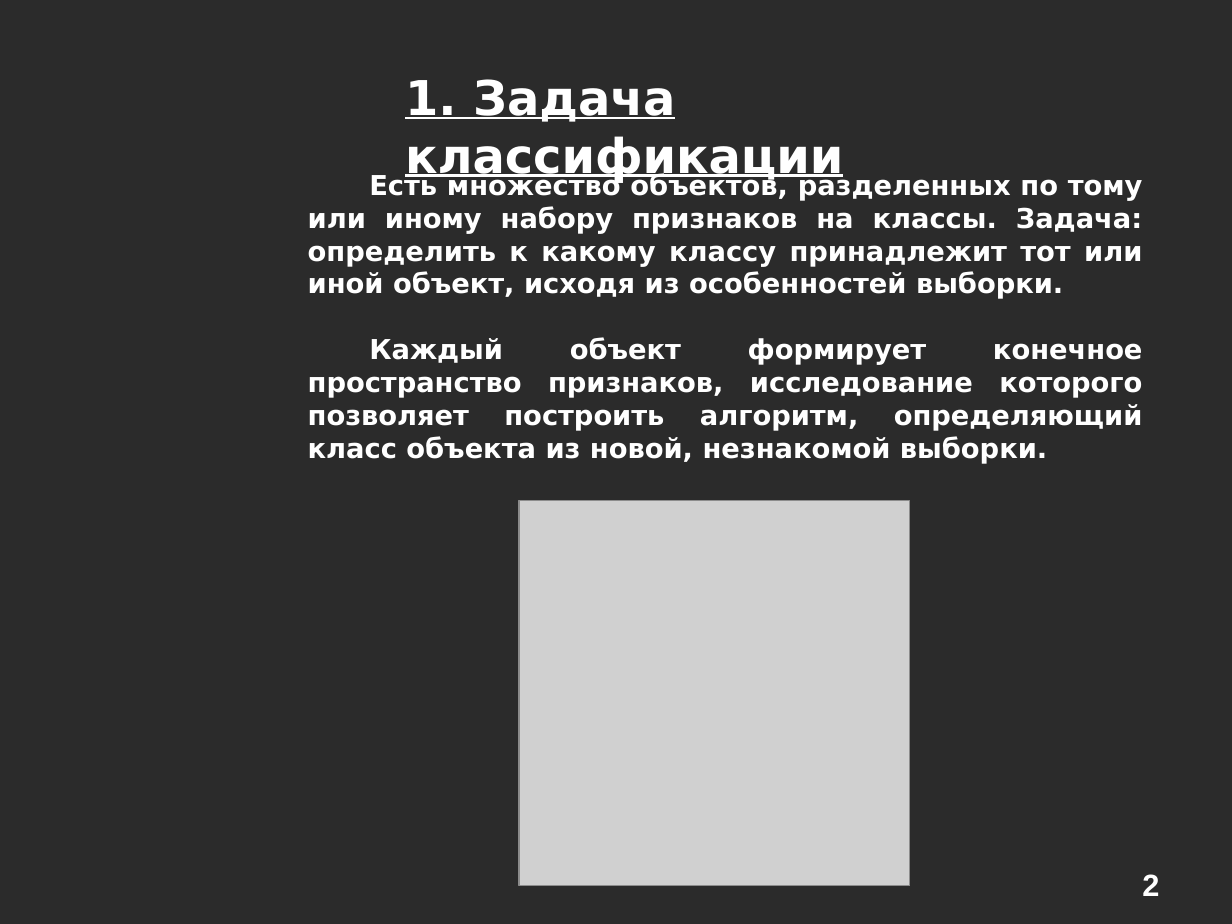
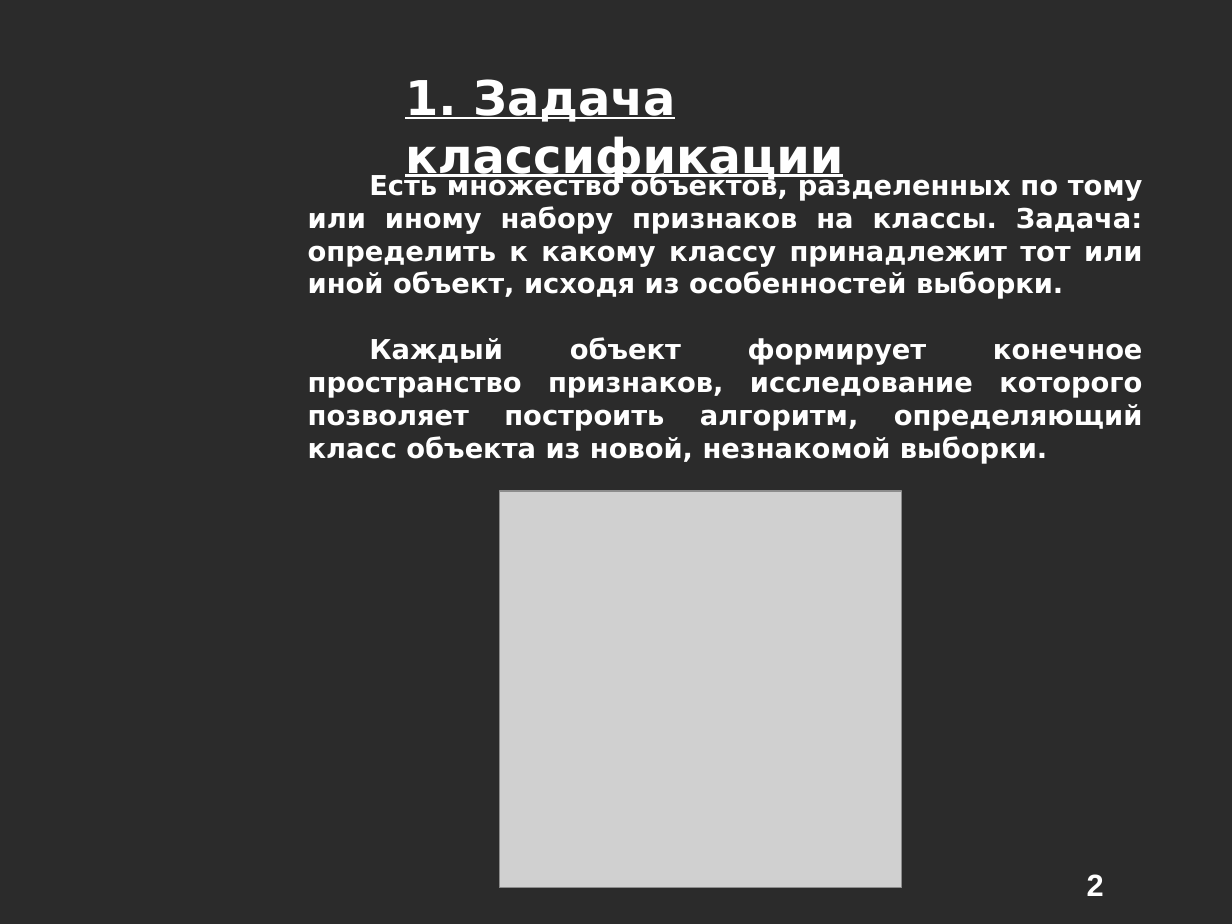
Before and after one commit to alexeyche/alexeyche-junk, a slide deck: slide 2 of cns/doc/conf.ppt. Drawn at 1232x924 pixels with LibreOffice and Linux fonts; fonts in the diff are those of the drawing; grey boxes stand for pictures; background and template pictures are left out; a plain dark background stands for a picture behind light text. Boxes give left, top, right and bottom in pixels: in the first picture for what was removed or moved away, otherwise in the second. Text is boxed around its words. In the diff, an @@ line names an element or a change of style, - is before the commit and + after.

```diff
--- a/cns/doc/conf.ppt
+++ b/cns/doc/conf.ppt
@@ picture: place and size @@
-picture at [519,500,909,886]
+picture at [500,492,902,888]
@@ page number: place and size @@
-page number at [1142,874,1159,896]
+page number at [1087,874,1104,896]
```
Also in this commit, not shown: 12 other slides changed, 5 slides added, 2 slides removed.
